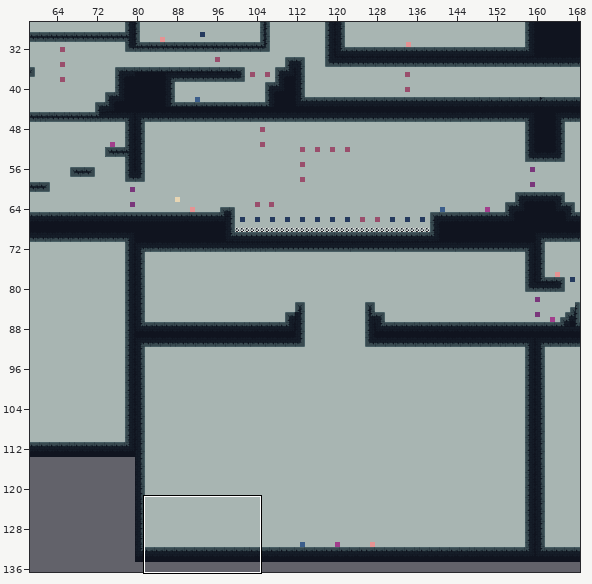
Tiled map: assets/newLevels.tmx. The picture above shows the old version from afar; the outline marks the close-up.
Close-up. Earlier state:
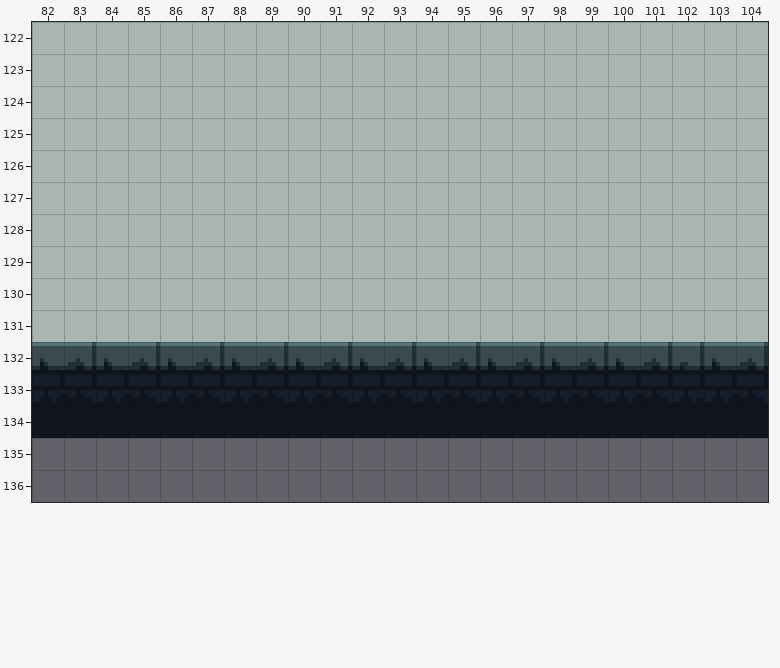
Cells are 8x8 px. Shown: x 82..104, y 122..136. The commit also changed other parts of the map, which this record leaves out.
New version:
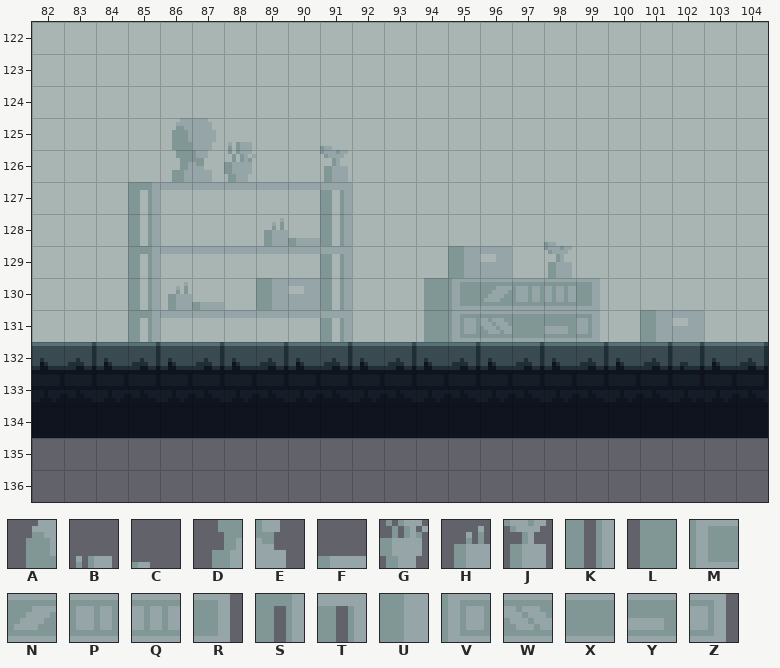
Key: from "tileset": A 276, B 303, C 305, D 308, E 309, F 334, G 335, H 336, J 337, K 396, L 410, M 411, N 412, P 413, Q 414, R 415, S 428, T 430, U 434, V 443, W 444, X 445, Y 446, Z 447.
_ is an empty cell, . an unchanged one.
Tiles of an added or newly shown layer are drawn over the layers below it.
The exact change:
--- layer "bg decor" (now shown)
@@ x 85..101 @@
-125 ._._.._..........
-126 .___.._..........
-127 _....._..........
-128 _...___......_...
-129 _....._..._.._...
-130 ___._._..______..
-131 _....._..______._
+125 .A.B..C..........
+126 .DEG..J..........
+127 S.....T..........
+128 K...HFK......C...
+129 S.....T...U..J...
+130 KHF.U.K..LMNPQR..
+131 S.....T..LVWXYZ.U
Pixel boxes of the changes (left, top, right, bottom) in both close-ups:
added: (128, 118, 256, 342)
added: (256, 146, 352, 342)
added: (424, 242, 600, 342)
added: (640, 310, 672, 342)
